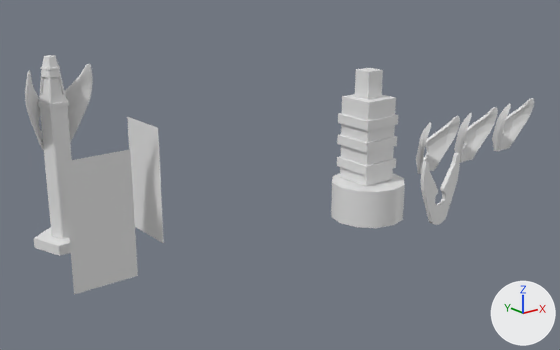
A saved change to the FBX model Assets/Jules/Buildings/POI Monument/Monument_Wings.fbx.
Both versions are drawn from a 50 mm camera at (-29.6, -72.6, 25.9) aimed at (21.3, -8.9, 0.4). Arrows for +X, +Y and +Z are at lower right; the lights stay in place. Where no turn or scale is listed for an object, it has been applied to the vertices.

In view in the first picture: '800', '800.001', 'Monument.001', 'Monument.002', 'Monument.003', 'Monument_Tower', 'Monument_Wings', 'POI - Monument', 'backup'.
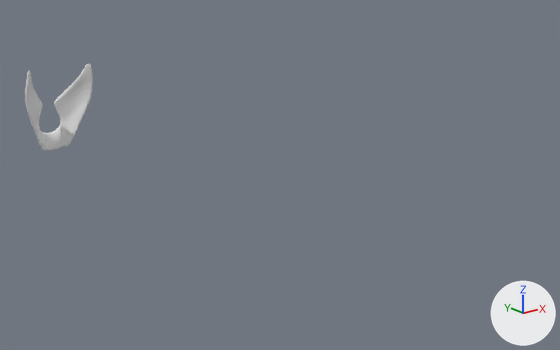
The edits, one by one:
Object 'Monument.001' (ob_monument_001) is deleted.
Object 'POI - Monument' (ob_poi___monument) is deleted.
Object 'Monument.003' (ob_monument_003) is deleted.
Object '800' (ob_800) is deleted.
Object 'Monument_Tower' (ob_monument_tower) is deleted.
Object 'Monument.002' (ob_monument_002) is deleted.
Object 'backup' (ob_backup) is deleted.
Object '800.001' (ob_800_001) is deleted.

Location of each change, (x1, y1, x2, y2) in pixels of the pictures (560 x 350 px):
'POI - Monument', deleted: before (331, 68, 405, 228)
'800', deleted: before (63, 149, 138, 295)
'Monument_Tower', deleted: before (34, 55, 72, 256)
'800.001', deleted: before (127, 117, 164, 243)
'backup', deleted: before (421, 153, 460, 225)
'Monument.001', deleted: before (416, 116, 460, 174)
'Monument.002', deleted: before (454, 107, 498, 163)
'Monument.003', deleted: before (492, 98, 534, 151)
